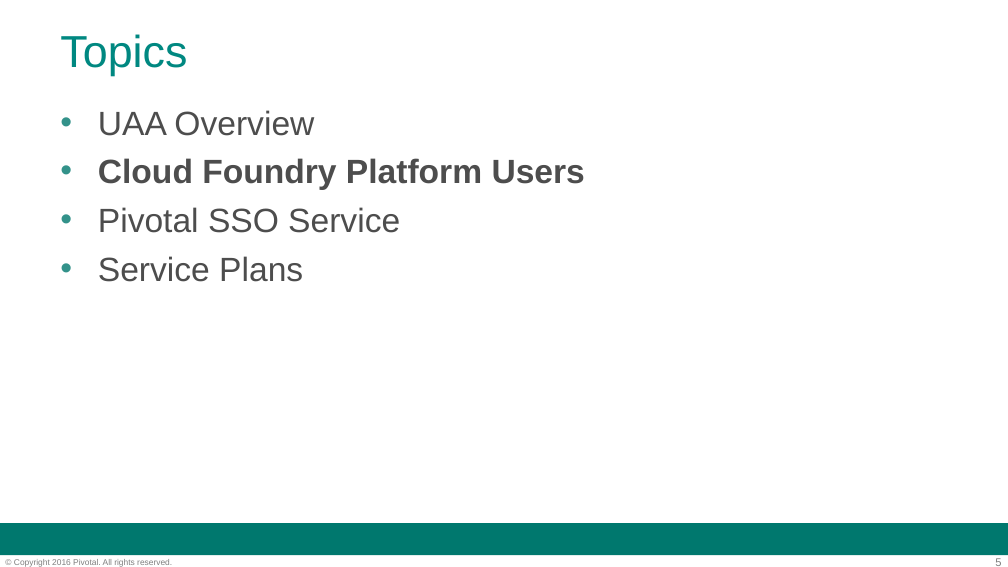
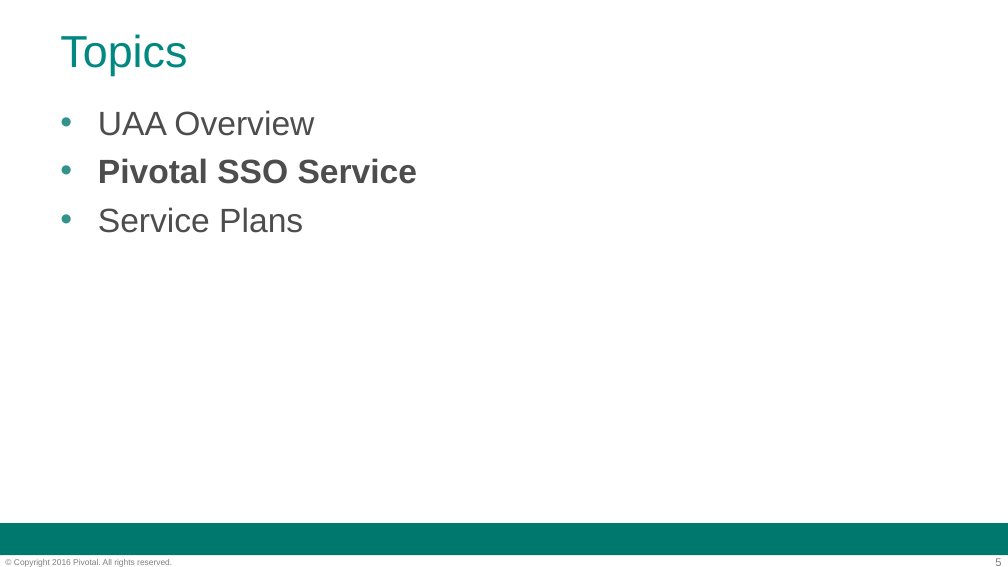
Before and after one commit to codehopper-uk/pcf-workshop, a slide deck: slide 5 of applications/slides/day-2/09.2-security-and-sso.ppt. Drawn at 1008x567 pixels with LibreOffice and Linux fonts; fonts in the diff are those of the drawing; background and template pictures are left out. Boxes give left, top, right and bottom in pixels: in the first picture for what was removed or moved away, otherwise in the second. Text is boxed around its words. In the diff, an @@ line names an element or a change of style, - is before the commit and + after.

```diff
--- a/applications/slides/day-2/09.2-security-and-sso.ppt
+++ b/applications/slides/day-2/09.2-security-and-sso.ppt
@@ text at <box>98,158,585,189</box>: paragraph removed @@
-• Cloud Foundry Platform Users
@@ text at <box>98,158,418,184</box>: bold on in "Pivotal SSO Service" @@
```
Also in this commit, not shown: 1 other slide changed, 6 slides removed, 4 other files.
